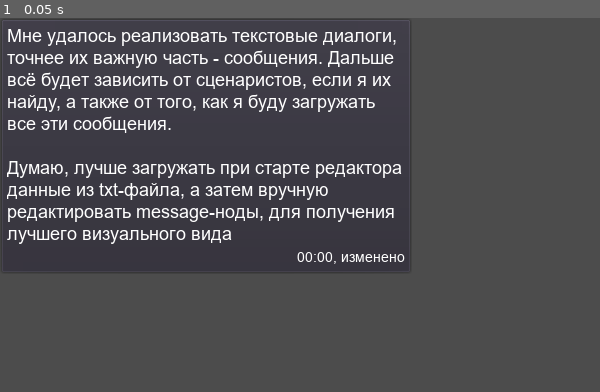
Above: before the commit, frame 1.
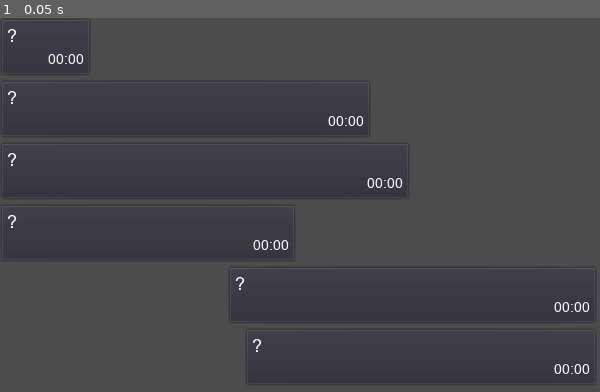
Above: after the commit, the same moment.

Repository: LeshaLukash/The-Chat-Prototype
Game: Godot game, scene res://main.tscn
Two runs of this game, one before a commit and one after it. Both use one fixed random seed, a clock stepped at 60 frames per second and the inputs below. Before the commit the project starts from res://message.tscn.
Inputs:
- Up to frame 1 (0.05 s): no input

The runs differ from the first frame. In frame 1, 8.2% of the frame differs, in the area x 0-99%, y 0-96%.

Commit message:
Окно сообщений, документация
Приложил наброски по сюжету от Никиты.
Разобрался, как лучше всего отображать в ScrollContainer'е сообщения

Diff:
--- a/main.tscn
+++ b/main.tscn
@@ -8,18 +8,84 @@
 anchor_bottom = 1.0
 theme = ExtResource( 1 )
 
-[node name="ScrollContainer" type="ScrollContainer" parent="."]
-anchor_right = 1.0
-anchor_bottom = 1.0
-scroll_horizontal_enabled = false
+[node name="VScrollBar" type="ScrollContainer" parent="."]
+margin_right = 597.0
+margin_bottom = 800.0
 
-[node name="VBoxContainer" type="VBoxContainer" parent="ScrollContainer"]
-margin_right = 720.0
-margin_bottom = 112.0
+[node name="VBoxContainer" type="VBoxContainer" parent="VScrollBar"]
+margin_right = 597.0
+margin_bottom = 412.0
 size_flags_horizontal = 3
 
-[node name="Message" parent="ScrollContainer/VBoxContainer" instance=ExtResource( 2 )]
+[node name="MarginContainer" type="MarginContainer" parent="VScrollBar/VBoxContainer"]
+margin_right = 597.0
+margin_bottom = 58.0
+custom_constants/margin_right = 506
 
-[node name="Message2" parent="ScrollContainer/VBoxContainer" instance=ExtResource( 2 )]
-margin_top = 58.0
-margin_bottom = 112.0
+[node name="Message" parent="VScrollBar/VBoxContainer/MarginContainer" instance=ExtResource( 2 )]
+margin_right = 91.0
+message_text = "ебалово!"
+
+[node name="MarginContainer2" type="MarginContainer" parent="VScrollBar/VBoxContainer"]
+margin_top = 62.0
+margin_right = 597.0
+margin_bottom = 120.0
+custom_constants/margin_right = 226
+
+[node name="Message2" parent="VScrollBar/VBoxContainer/MarginContainer2" instance=ExtResource( 2 )]
+margin_right = 371.0
+size_flags_horizontal = 3
+size_flags_vertical = 3
+message_text = "ёбаный врот этого кащино бля это пиздес"
+
+[node name="MarginContainer3" type="MarginContainer" parent="VScrollBar/VBoxContainer"]
+margin_top = 124.0
+margin_right = 597.0
+margin_bottom = 204.0
+custom_constants/margin_right = 187
+
+[node name="Message2" parent="VScrollBar/VBoxContainer/MarginContainer3" instance=ExtResource( 2 )]
+margin_right = 410.0
+margin_bottom = 80.0
+size_flags_horizontal = 3
+size_flags_vertical = 3
+message_text = "нужно маржевые контейнеры вручнуб править
+иначе никак"
+
+[node name="MarginContainer4" type="MarginContainer" parent="VScrollBar/VBoxContainer"]
+margin_top = 208.0
+margin_right = 597.0
+margin_bottom = 266.0
+custom_constants/margin_right = 301
+
+[node name="Message2" parent="VScrollBar/VBoxContainer/MarginContainer4" instance=ExtResource( 2 )]
+margin_right = 296.0
+size_flags_horizontal = 3
+size_flags_vertical = 3
+message_text = "но хотя бы так, решение найдено"
+
+[node name="MarginContainer5" type="MarginContainer" parent="VScrollBar/VBoxContainer"]
+margin_top = 270.0
+margin_right = 597.0
+margin_bottom = 328.0
+custom_constants/margin_left = 228
+
+[node name="Message2" parent="VScrollBar/VBoxContainer/MarginContainer5" instance=ExtResource( 2 )]
+margin_left = 228.0
+margin_right = 597.0
+size_flags_vertical = 3
+message_text = "но как реализовывать ответные реплики?"
+
+[node name="MarginContainer6" type="MarginContainer" parent="VScrollBar/VBoxContainer"]
+margin_top = 332.0
+margin_right = 597.0
+margin_bottom = 412.0
+custom_constants/margin_left = 245
+
+[node name="Message2" parent="VScrollBar/VBoxContainer/MarginContainer6" instance=ExtResource( 2 )]
+margin_left = 245.0
+margin_right = 597.0
+margin_bottom = 80.0
+size_flags_vertical = 3
+message_text = "угу, крутя ползунки маржин редактора в
+другую сторону, понял"
--- a/message.tscn
+++ b/message.tscn
@@ -4,53 +4,24 @@
 [ext_resource path="res://message.gd" type="Script" id=2]
 
 [node name="Message" type="PanelContainer"]
-margin_right = 412.0
-margin_bottom = 256.0
-rect_min_size = Vector2( 122, 58 )
-size_flags_horizontal = 0
+margin_right = 54.0
+margin_bottom = 58.0
+rect_min_size = Vector2( 54, 58 )
 theme = ExtResource( 1 )
 script = ExtResource( 2 )
-message_text = "Мне удалось реализовать текстовые диалоги,
-точнее их важную часть - сообщения. Дальше
-всё будет зависить от сценаристов, если я их
-найду, а также от того, как я буду загружать
-все эти сообщения.
-
-Думаю, лучше загружать при старте редактора
-данные из txt-файла, а затем вручную
-редактировать message-ноды, для получения
-лучшего визуального вида"
-is_edited = true
+message_text = "?"
 
 [node name="Text" type="RichTextLabel" parent="."]
 margin_left = 7.0
 margin_top = 7.0
-margin_right = 405.0
-margin_bottom = 249.0
+margin_right = 47.0
+margin_bottom = 51.0
 rect_min_size = Vector2( 40, 44 )
 rect_clip_content = false
 focus_mode = 2
 bbcode_enabled = true
-bbcode_text = "Мне удалось реализовать текстовые диалоги,
-точнее их важную часть - сообщения. Дальше
-всё будет зависить от сценаристов, если я их
-найду, а также от того, как я буду загружать
-все эти сообщения.
-
-Думаю, лучше загружать при старте редактора
-данные из txt-файла, а затем вручную
-редактировать message-ноды, для получения
-лучшего визуального вида[right][font=fonts/arial_time.tres]00:00, изменено[/font][/right]"
-text = "Мне удалось реализовать текстовые диалоги,
-точнее их важную часть - сообщения. Дальше
-всё будет зависить от сценаристов, если я их
-найду, а также от того, как я буду загружать
-все эти сообщения.
-
-Думаю, лучше загружать при старте редактора
-данные из txt-файла, а затем вручную
-редактировать message-ноды, для получения
-лучшего визуального вида00:00, изменено"
+bbcode_text = "?[right][font=fonts/arial_time.tres]00:00[/font][/right]"
+text = "?00:00"
 fit_content_height = true
 scroll_active = false
 selection_enabled = true
--- a/project.godot
+++ b/project.godot
@@ -11,7 +11,7 @@
 [application]
 
 config/name="The Chat Prototype"
-run/main_scene="res://message.tscn"
+run/main_scene="res://main.tscn"
 config/icon="res://icon.png"
 
 [display]
Not shown, added: (docs)/идея, основы, культ.txt
Not shown, added: (docs)/идея, основы.txt
